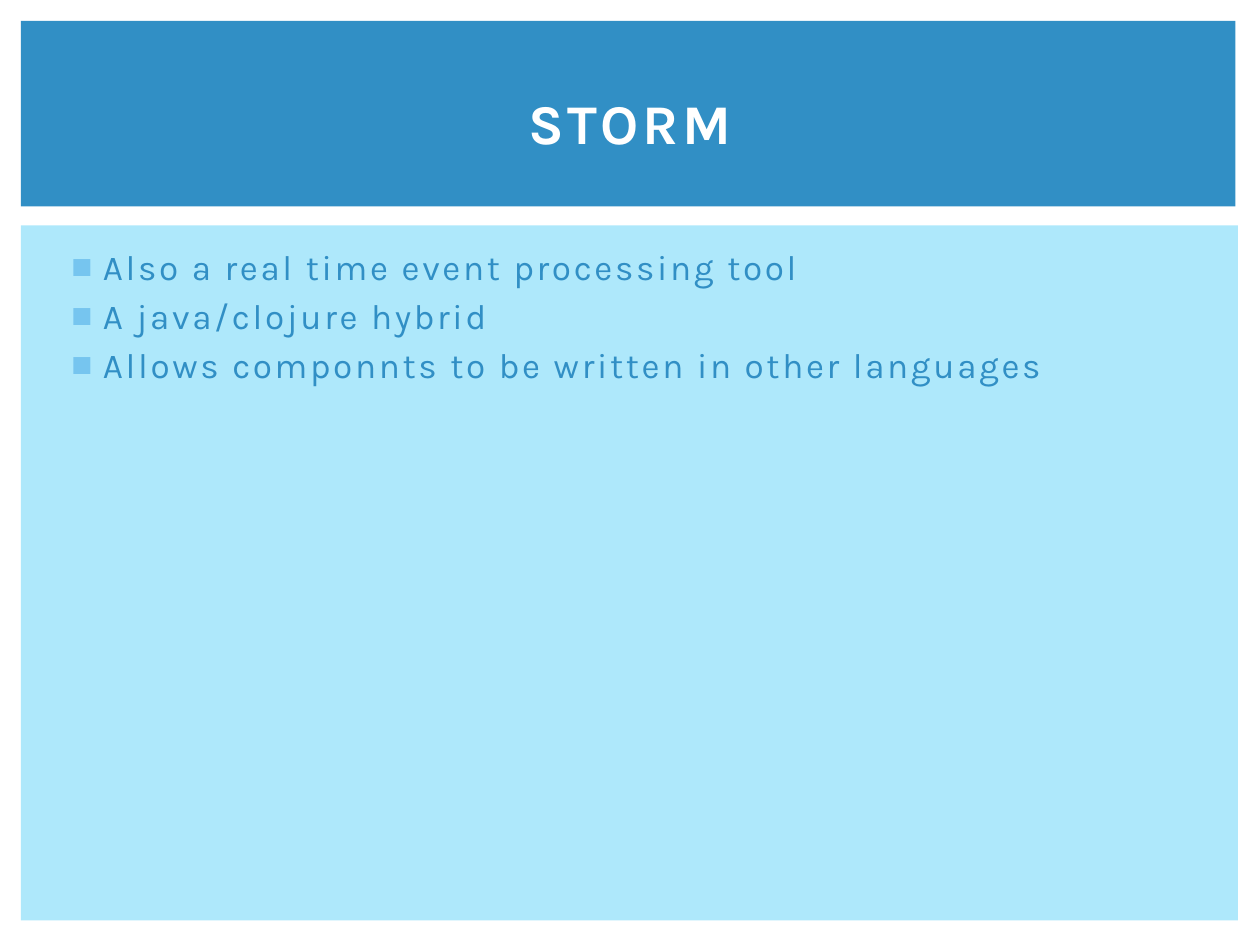
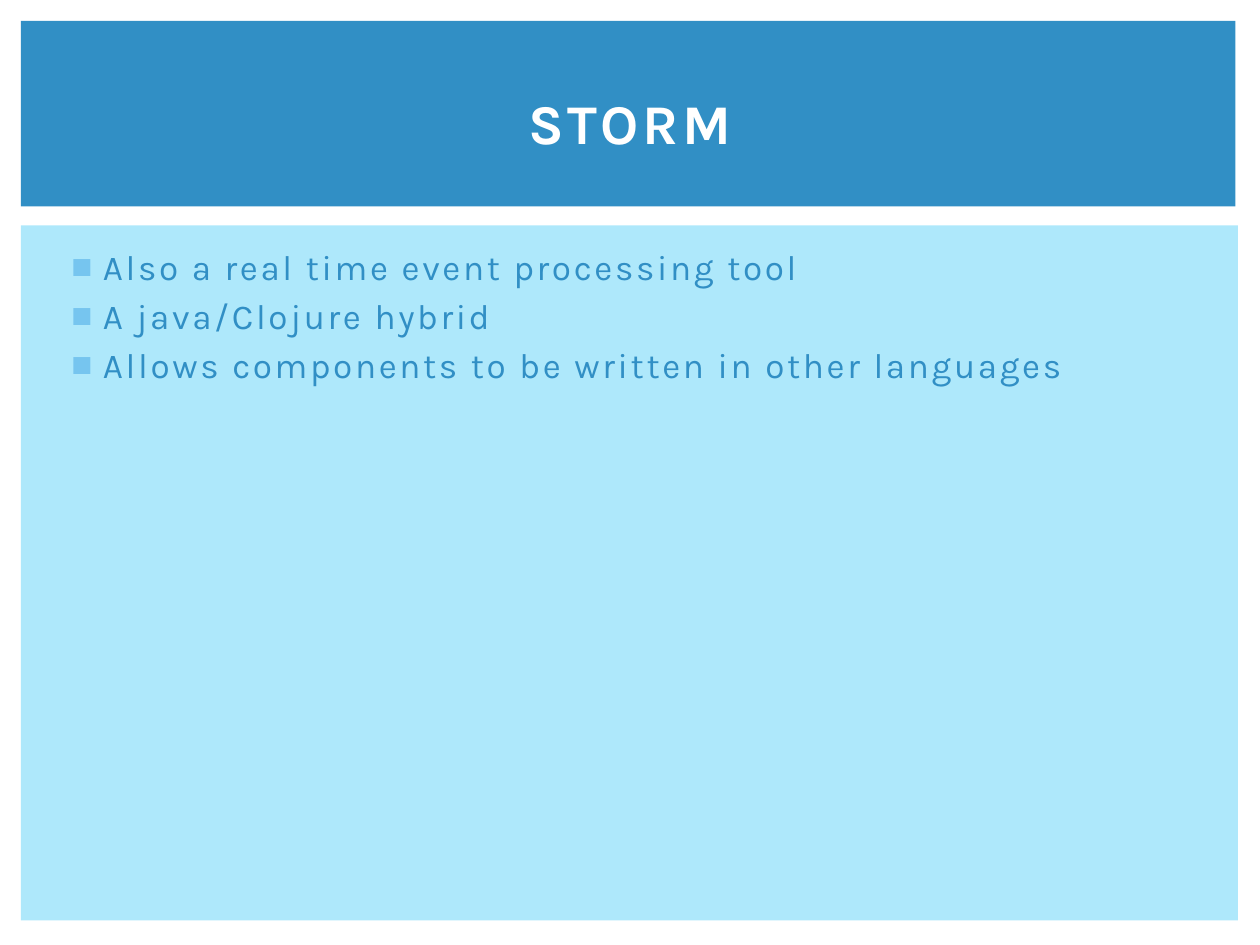
Before and after one commit to clumsyjedi/euroclojure2013, a slide deck: slide 23 of SLIDES.pptx. Drawn at 1260x945 pixels with LibreOffice and Linux fonts; fonts in the diff are those of the drawing. Boxes give left, top, right and bottom in pixels: in the first picture for what was removed or moved away, otherwise in the second. Text is boxed around its words. In the diff, an @@ line names an element or a change of style, - is before the commit and + after.

```diff
--- a/SLIDES.pptx
+++ b/SLIDES.pptx
@@ text at [103,303,1062,387]: text changed @@
-■ A java/clojure hybrid
-■ Allows componnts to be written in other languages
+■ A java/Clojure hybrid
+■ Allows components to be written in other languages
```
Also in this commit, not shown: 21 other slides changed, 1 slide removed, 1 other file.
